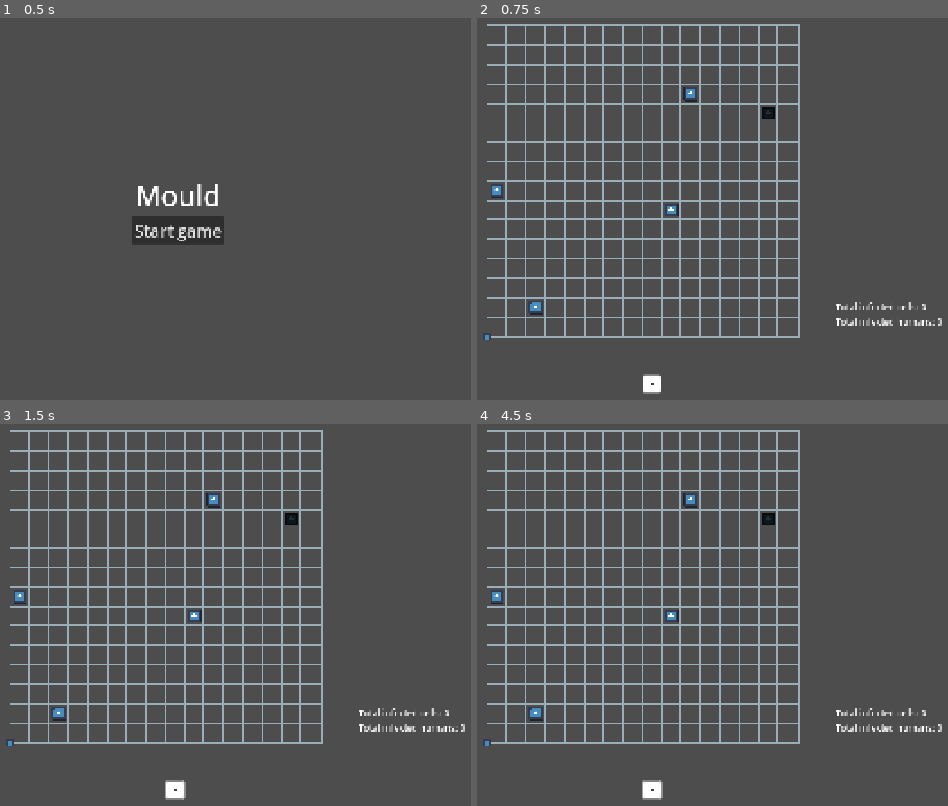
Above: before the commit, frames 1-4 (two rows, left to right).
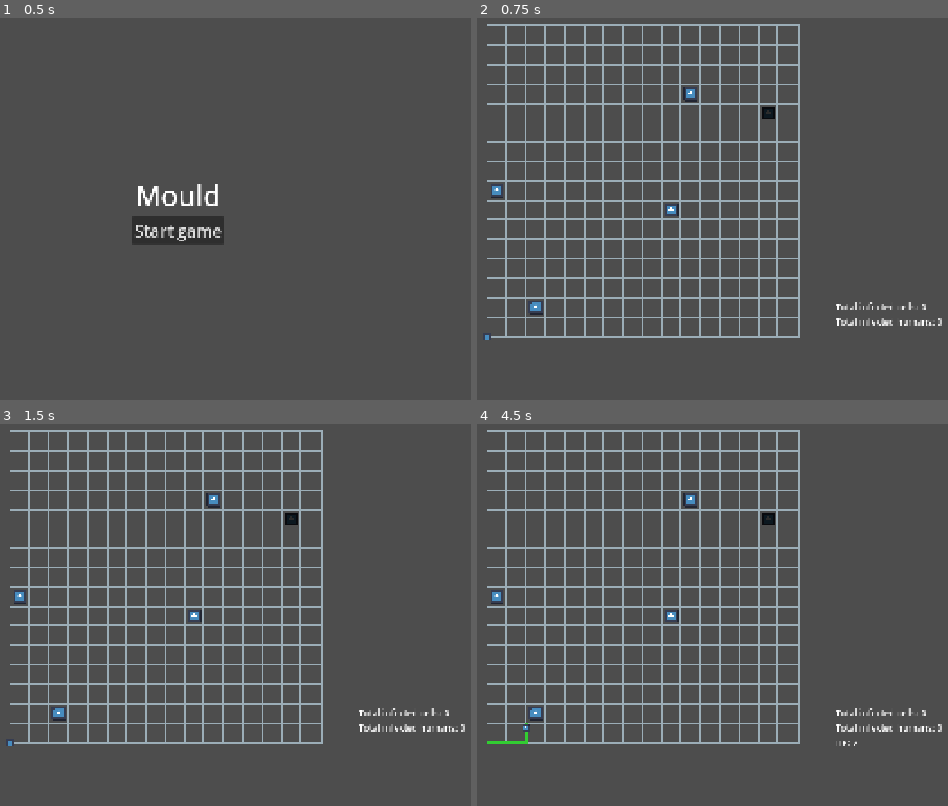
Above: after the commit, the same moments.

Repository: Sooshimi/mould
Game: Godot game, scene res://scenes/main.tscn
Same seed, same stepped clock (60 frames per second), same inputs: the game is played once before the commit and once after it. The engine's default icon, where the game draws it, is replaced by a stand-in: a white triangle on a blue panel in a dark square.
Inputs (mouse positions are in pixels of both pictures, inside the frame that each line leads up to):
- Up to frame 1 (0.5 s): no input
- Up to frame 2 (0.75 s): click "Start game" at 0.5 s
- Up to frame 3 (1.5 s): click (174, 790) at 1.27 s
- Up to frame 4 (4.5 s): tap Enter at 2, 3.5 s; hold D (right) 2.03-2.78 s; tap Space at 2.75, 4.25 s; hold S (down) 2.78-3.53 s; hold D (right) 3.53-4.28 s; hold W (up) from 4.28 s (still down)

Frame 1 is identical in both runs. In frame 2, 0.2% of the frame differs, in the area x 35-40%, y 93-99%; in frame 3, 0.2%; in frame 4, 0.4%, in the area x 1-81%, y 78-99%.

Commit message:
prep new gameloop

Diff:
--- a/scenes/dice.tscn
+++ /dev/null
@@ -1,30 +0,0 @@
-[gd_scene load_steps=3 format=3 uid="uid://caorlff8v250a"]
-
-[ext_resource type="Texture2D" uid="uid://c7r7ffkcgsr76" path="res://assets/dice/dieWhite_border1.png" id="1_27nyo"]
-[ext_resource type="Script" uid="uid://c31d3u1r1p1fj" path="res://scripts/dice.gd" id="1_mg5ex"]
-
-[node name="Dice" type="Node2D"]
-script = ExtResource("1_mg5ex")
-
-[node name="Button" type="Button" parent="."]
-anchors_preset = 8
-anchor_left = 0.5
-anchor_top = 0.5
-anchor_right = 0.5
-anchor_bottom = 0.5
-offset_left = -16.0
-offset_top = -16.0
-offset_right = 16.0
-offset_bottom = 16.0
-grow_horizontal = 2
-grow_vertical = 2
-
-[node name="Face" type="Sprite2D" parent="."]
-scale = Vector2(0.5, 0.5)
-texture = ExtResource("1_27nyo")
-
-[node name="RollTimer" type="Timer" parent="."]
-one_shot = true
-
-[connection signal="pressed" from="Button" to="." method="_on_button_pressed"]
-[connection signal="timeout" from="RollTimer" to="." method="_on_roll_timer_timeout"]
--- a/scenes/game.tscn
+++ b/scenes/game.tscn
@@ -7,7 +7,6 @@
 [ext_resource type="PackedScene" uid="uid://dkk3m1w4ceo65" path="res://scenes/characters/human.tscn" id="5_dinhu"]
 [ext_resource type="PackedScene" uid="uid://xfg7okyqnmb3" path="res://scenes/characters/wolf.tscn" id="6_kvuet"]
 [ext_resource type="PackedScene" uid="uid://bnx3m6tx4tt5v" path="res://scenes/ui/ui.tscn" id="7_trtic"]
-[ext_resource type="PackedScene" uid="uid://caorlff8v250a" path="res://scenes/dice.tscn" id="8_ir15t"]
 
 [sub_resource type="RectangleShape2D" id="RectangleShape2D_o6xl0"]
 size = Vector2(15.5, 588.5)
@@ -54,9 +53,6 @@
 [node name="Wolf" parent="." instance=ExtResource("6_kvuet")]
 position = Vector2(923.8152, 230.6943)
 
-[node name="Dice" parent="." instance=ExtResource("8_ir15t")]
-position = Vector2(715, 718)
-
 [node name="GridBoundaryLeft" type="Area2D" parent="."]
 position = Vector2(401, 73)
 
--- a/scenes/ui/ui.tscn
+++ b/scenes/ui/ui.tscn
@@ -24,8 +24,5 @@
 layout_mode = 2
 text = "Total infected humans: 0"
 
-[node name="DiceRolledLabel" type="Label" parent="VBoxContainer"]
-layout_mode = 2
-
 [node name="SlimeMovesRemainingLabel" type="Label" parent="VBoxContainer"]
 layout_mode = 2
--- a/scripts/AI.gd
+++ b/scripts/AI.gd
@@ -1,5 +1,6 @@
 @abstract class_name AI extends CharacterBody2D
 @abstract func pick_direction() -> Vector2
+@abstract func move() -> void
 
 @onready var detect_area := $DetectArea
 @onready var sprite := $Sprite2D
@@ -18,18 +19,7 @@
 var direction: Vector2
 
 func _ready() -> void:
-	TurnManager.connect("dice_rolled", on_dice_rolled)
+	TurnManager.connect("player_round_end", on_player_round_end)
 
-func on_dice_rolled(_new_value) -> void:
+func on_player_round_end() -> void:
 	move()
-
-func move() -> void:
-	direction = pick_direction()
-	var target_position = global_position + (direction * tile_size)
-
-	# If there's an existing tween, terminate it. Prevents multiple tweens running at the same time.
-	if sprite_node_position_tween:
-		sprite_node_position_tween.kill()
-	sprite_node_position_tween = create_tween()
-	sprite_node_position_tween.set_process_mode(Tween.TWEEN_PROCESS_PHYSICS) # Sets Tween to update in sync with the physics frame step
-	sprite_node_position_tween.tween_property(self, "global_position", target_position, walk_speed).set_trans(Tween.TRANS_SINE)
--- a/scripts/characters/human.gd
+++ b/scripts/characters/human.gd
@@ -33,6 +33,18 @@
 	else:
 		return Vector2.ZERO
 
+func move() -> void:
+	direction = pick_direction()
+	var target_position = global_position + (direction * tile_size)
+
+	# If there's an existing tween, terminate it. Prevents multiple tweens running at the same time.
+	if sprite_node_position_tween:
+		sprite_node_position_tween.kill()
+	sprite_node_position_tween = create_tween()
+	sprite_node_position_tween.set_process_mode(Tween.TWEEN_PROCESS_PHYSICS) # Sets Tween to update in sync with the physics frame step
+	sprite_node_position_tween.tween_property(self, "global_position", target_position, walk_speed).set_trans(Tween.TRANS_SINE)
+	TurnManager.current_turn = TurnManager.Turn.Slime
+
 func _on_wolf_detect_area_body_entered(_body: Wolf) -> void:
 	caught_by_wolf = true
 
--- a/scripts/characters/slime.gd
+++ b/scripts/characters/slime.gd
@@ -12,19 +12,19 @@
 var sprite_node_position_tween: Tween
 var walk_speed := 0.3
 
-var slime_movement_remaining: int = 0:
+var hp: int = 10:
 	get:
-		return slime_movement_remaining
+		return hp
 	set(new_value):
-		slime_movement_remaining = new_value
-		TurnManager.slime_moved.emit(slime_movement_remaining)
+		hp = new_value
+		TurnManager.slime_moved.emit(hp)
+		TurnManager.deplete_slime_moves_left()
 
 func _ready() -> void:
-	TurnManager.connect("dice_rolled", reset_slime_movements_remaining)
 	slime_path.add_point(global_position)
 
 func _physics_process(_delta: float) -> void:
-	if (not sprite_node_position_tween or not sprite_node_position_tween.is_running()) and slime_movement_remaining > 0:
+	if (not sprite_node_position_tween or not sprite_node_position_tween.is_running()) and hp > 0 and (TurnManager.current_turn == TurnManager.Turn.Slime):
 		if Input.is_action_just_pressed("up") and not up.is_colliding():
 			move(Vector2(0.0, -1.0))
 		elif Input.is_action_just_pressed("down") and not down.is_colliding():
@@ -34,11 +34,8 @@
 		elif Input.is_action_just_pressed("right") and not right.is_colliding():
 			move(Vector2(1.0, 0.0))
 
-func reset_slime_movements_remaining(new_value: int) -> void:
-	slime_movement_remaining = new_value
-
 func move(direction: Vector2) -> void:
-	slime_movement_remaining -= 1
+	hp -= 1
 	var target_position = global_position + (direction * tile_size)
 	slime_path.add_point(target_position)
 
@@ -48,3 +45,4 @@
 	sprite_node_position_tween = create_tween()
 	sprite_node_position_tween.set_process_mode(Tween.TWEEN_PROCESS_PHYSICS) # Sets Tween to update in sync with the physics frame step
 	sprite_node_position_tween.tween_property(self, "global_position", target_position, walk_speed).set_trans(Tween.TRANS_SINE)
+	TurnManager.current_turn = TurnManager.Turn.Slime
--- a/scripts/characters/wolf.gd
+++ b/scripts/characters/wolf.gd
@@ -38,6 +38,18 @@
 
 		return direction
 
+func move() -> void:
+	direction = pick_direction()
+	var target_position = global_position + (direction * tile_size)
+
+	# If there's an existing tween, terminate it. Prevents multiple tweens running at the same time.
+	if sprite_node_position_tween:
+		sprite_node_position_tween.kill()
+	sprite_node_position_tween = create_tween()
+	sprite_node_position_tween.set_process_mode(Tween.TWEEN_PROCESS_PHYSICS) # Sets Tween to update in sync with the physics frame step
+	sprite_node_position_tween.tween_property(self, "global_position", target_position, walk_speed).set_trans(Tween.TRANS_SINE)
+	TurnManager.current_turn = TurnManager.Turn.Slime
+
 func _on_human_detect_area_body_entered(body: Human):
 	humans_detected.append(body)
 
--- a/scripts/dice.gd
+++ /dev/null
@@ -1,28 +0,0 @@
-extends Node2D
-
-var dice_faces = [
-	preload("res://assets/dice/dieWhite_border1.png")
-]
-
-@onready var face := $Face
-@onready var roll_timer := $RollTimer
-
-var current_face: int:
-	get:
-		return current_face
-	set(value):
-		current_face = value
-
-func _process(_delta: float) -> void:
-	roll_dice()
-
-func _on_button_pressed() -> void:
-	roll_timer.start()
-
-func roll_dice() -> void:
-	if not roll_timer.is_stopped():
-		current_face = 0
-		face.texture = dice_faces[current_face]
-
-func _on_roll_timer_timeout():
-	TurnManager.dice_rolled.emit(current_face+10)
--- a/scripts/globals/TurnManager.gd
+++ b/scripts/globals/TurnManager.gd
@@ -1,11 +1,16 @@
 extends Node
+
+enum Turn {Slime, Enemy}
+
+var current_turn = Turn.Slime
 
 var total_infected_cells: int = 0
 var total_cells: int
 var total_infected_humans: int = 0
+var slime_moves_left := 5
 
-signal dice_rolled(new_value)
-signal slime_moved(moves_left)
+signal player_round_end
+signal slime_moved(new_value)
 signal infected_cells_changed(new_value)
 signal infected_humans_changed(new_value)
 
@@ -16,3 +21,9 @@
 func increment_infected_humans(amount := 1) -> void:
 	total_infected_humans += amount
 	emit_signal("infected_humans_changed", total_infected_humans)
+
+func deplete_slime_moves_left(amount := 1) -> void:
+	slime_moves_left -= amount
+	if slime_moves_left == 0:
+		player_round_end.emit()
+		current_turn = Turn.Enemy
--- a/scripts/ui/ui.gd
+++ b/scripts/ui/ui.gd
@@ -1,16 +1,12 @@
 extends Control
 
 func _ready() -> void:
-	TurnManager.connect("dice_rolled", on_dice_rolled)
 	TurnManager.connect("slime_moved", on_slime_move)
 	TurnManager.connect("infected_cells_changed", on_infected_cells_changed)
 	TurnManager.connect("infected_humans_changed", on_infected_humans_changed)
 
-func on_dice_rolled(new_value: int) -> void:
-	$VBoxContainer/DiceRolledLabel.text = str("Rolled value is ", new_value)
-
-func on_slime_move(moves_left: int) -> void:
-	$VBoxContainer/SlimeMovesRemainingLabel.text = str("Slime moves left: ", moves_left)
+func on_slime_move(hp: int) -> void:
+	$VBoxContainer/SlimeMovesRemainingLabel.text = str("HP: ", hp)
 
 func on_infected_cells_changed(total_infected_cells: int) -> void:
 	$VBoxContainer/TotalInfectedCells.text = str("Total infected cells: ", total_infected_cells)
Not shown: 1 places in scenes/game.tscn that only renumber resources
Not shown, removed: scripts/dice.gd.uid
